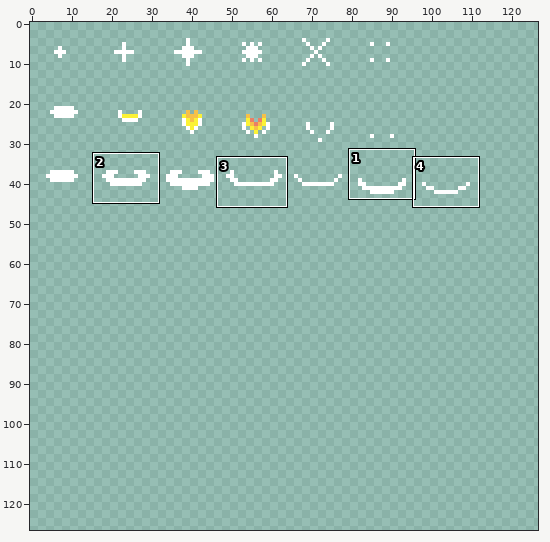
File history of a pixel-art file, Content/effects.aseprite. The picture above shows the old version from afar; the outline marks the close-up.
Close-up. The starting point:
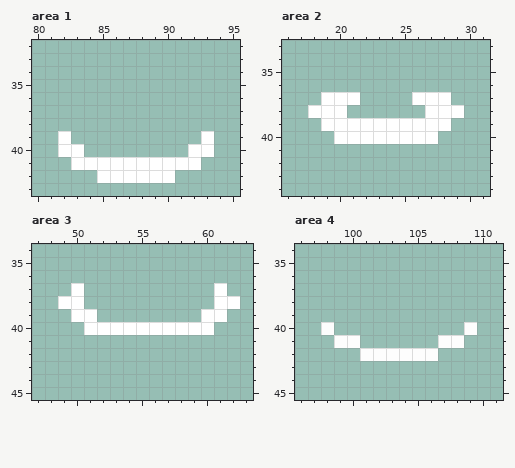
128x128 pixels, 1 frame. Colours within 5 levels of each other are drawn and written as one. Shown: area 1: x 80..95, y 32..43; area 2: x 16..31, y 33..44; area 3: x 47..63, y 34..45; area 4: x 96..111, y 34..45. The wide view leaves out empty margins. The commit also changed other parts of the picture, which this record leaves out.
After:
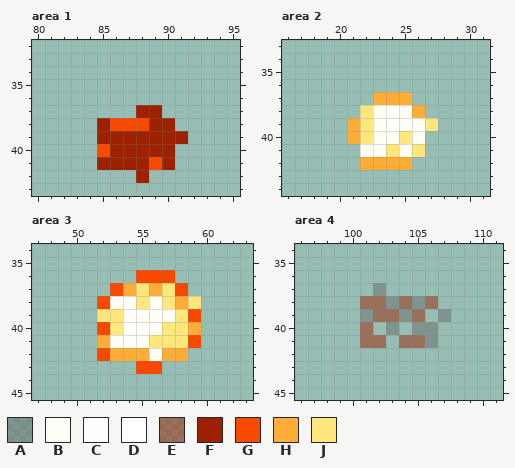
Palette (. is transparent): A #696a6a7f  B #fffff7  C #fffffff9  D #ffffff  E #9c21007f  F #9c2100  G #f74a00  H #ffad39  J #ffe77b
Changes in this commit:
Area 1:
Colour F now appears in row 37 at x 88 to 89; in row 38 at x 85 and 89 to 90; in row 39 at x 85 to 91; in row 40 at x 86 to 90.
The author changed colour D to colour F in row 41 at x 85 to 88 and 90; in row 42 at x 88.
Colour G now appears in row 38 at x 86 to 88; in row 40 at x 85.
The author changed colour D to colour G in row 41 at x 89.
Colour D is gone in row 39 at x 82 and 93; in row 40 at x 82 to 83 and 92 to 93; in row 41 at x 83 to 84 and 91 to 92; in row 42 at x 85 to 87 and 89 to 90.
Area 2:
Colour B now appears in row 38 at x 23 to 25; in row 41 at x 22 to 23 and 25.
The author changed colour D to colour B in row 39 at x 23 to 26; in row 40 at x 23 to 24 and 26.
Colour H now appears in row 37 at x 23 to 25; in row 38 at x 26; in row 42 at x 22 to 25.
The author changed colour D to colour H in rows 39 to 40 at x 21.
Colour J now appears in row 38 at x 22; in row 41 at x 24 and 26.
The author changed colour D to colour J in row 39 at x 22 and 27; in row 40 at x 22 and 25.
Colour D is gone in row 37 at x 19 to 21 and 26 to 28; in row 38 at x 18 to 20 and 27 to 29; in row 39 at x 19 to 20 and 28; in row 40 at x 20 and 27.
Area 3:
Colour B now appears in row 38 at x 53 to 54 and 56; in row 39 at x 54 to 57; in row 41 at x 53 to 55; in row 42 at x 56.
The author changed colour D to colour B in row 40 at x 54 to 56.
Colour G now appears in row 36 at x 55 to 57; in row 37 at x 53 and 58; in row 38 at x 52; in row 39 at x 59; in row 41 at x 59; in row 42 at x 52.
Colour G now appears in row 43 at x 55 to 56.
The author changed colour D to colour G in row 40 at x 52.
Colour H now appears in row 37 at x 54 and 56; in row 38 at x 58; in row 41 at x 52; in row 42 at x 53 to 55 and 57 to 58.
The author changed colour D to colour H in row 40 at x 59.
Colour J now appears in row 37 at x 55 and 57; in row 38 at x 55, 57 and 59; in row 39 at x 52 to 53 and 58; in row 41 at x 56 to 58.
The author changed colour D to colour J in row 40 at x 53 and 57 to 58.
Colour D is gone in row 37 at x 50 and 61; in row 38 at x 49 to 50 and 61 to 62; in row 39 at x 50 to 51 and 60 to 61; in row 40 at x 51 and 60.
Area 4:
Colour A now appears in row 37 at x 102; in row 38 at x 103 and 105; in row 39 at x 101, 104 and 107; in row 40 at x 103 and 105 to 106; in row 41 at x 106.
Colour E now appears in row 38 at x 101 to 102, 104 and 106; in row 39 at x 102 to 103 and 105; in row 40 at x 101; in row 41 at x 101 to 102 and 104 to 105.
Colour C is gone in row 40 at x 98 and 109; in row 41 at x 99 to 100 and 107 to 108; in row 42 at x 101 to 106.
Where, in picture pixels (left, top, right, bottom), the same in both close-ups:
changed: (58, 105, 214, 183)
changed: (308, 92, 464, 170)
changed: (58, 270, 240, 374)
changed: (321, 283, 477, 361)
